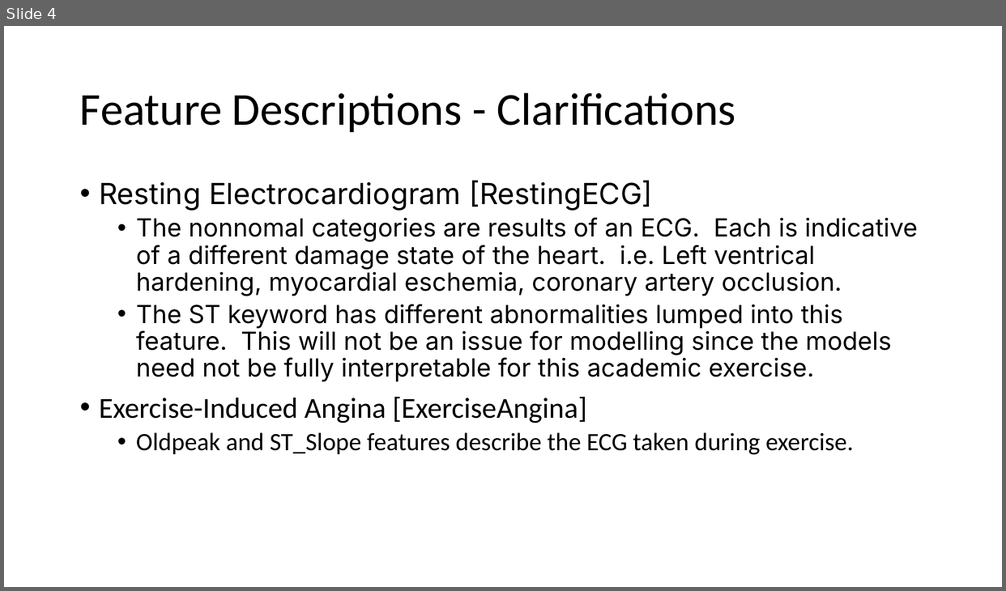
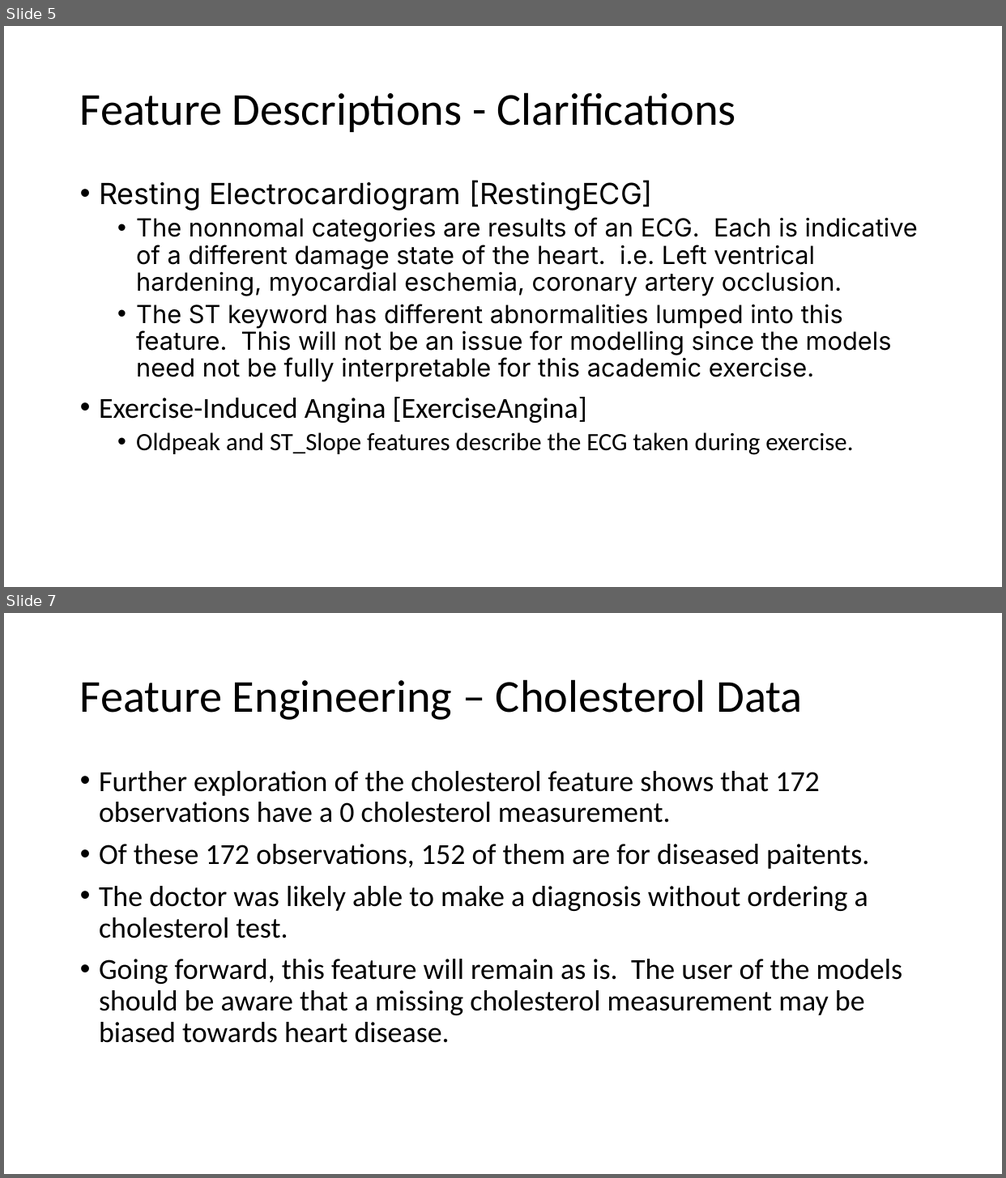
Before and after one commit to M-Matrona/IBM-Machine-Learning-Course, a slide deck: Course_3_Classification/Classification_Project_Heart_Disease_Prediction.pptx. Shown one above the other, each under a label of ours: slide 4 before the commit, slides 5 and 7 after it; the slides between them are not shown. The pictures are 1006x591 and 1006x1178 pixels, drawn with LibreOffice and Linux fonts; fonts in the diff are those of the drawing. Boxes give left, top, right and bottom in pixels: in the first picture for what was removed or moved away, otherwise in the second. Text is boxed around its words. In the diff, an @@ line names an element or a change of style, - is before the commit and + after.

```diff
--- a/Course_3_Classification/Classification_Project_Heart_Disease_Prediction.pptx
+++ b/Course_3_Classification/Classification_Project_Heart_Disease_Prediction.pptx
@@ slide 7 added at [4,613,1002,1174], background #FFFFFF @@
@@ title added at [80,679,803,720], 44 pt, text #000000 @@
+Feature Engineering – Cholesterol Data
@@ text added at [99,771,903,1043], 28 pt, text #000000 @@
+• Further exploration of the cholesterol feature shows that 172 observations have a 0 cholesterol measurement.
+• Of these 172 observations, 152 of them are for diseased paitents.
+• The doctor was likely able to make a diagnosis without ordering a cholesterol test.
+• Going forward, this feature will remain as is. The user of the models should be aware that a missing cholesterol measurement may be biased towards heart disease.
@@ what was slide 4 is now slide 5 @@
```
Also in this commit, not shown: 1 slide changed, 6 other slides added, 3 other files.
